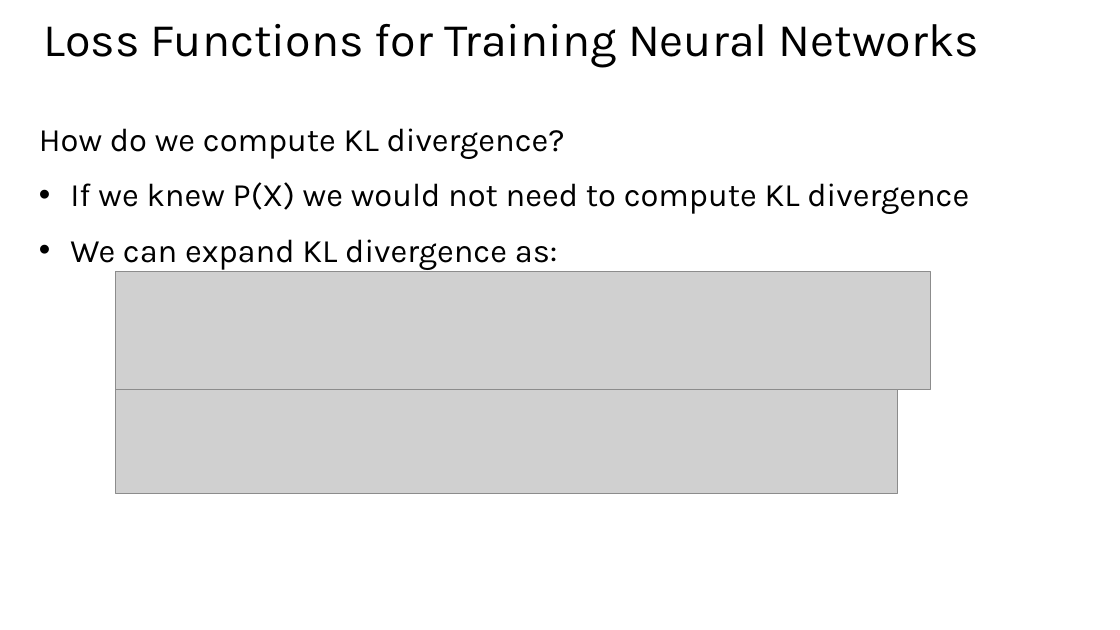
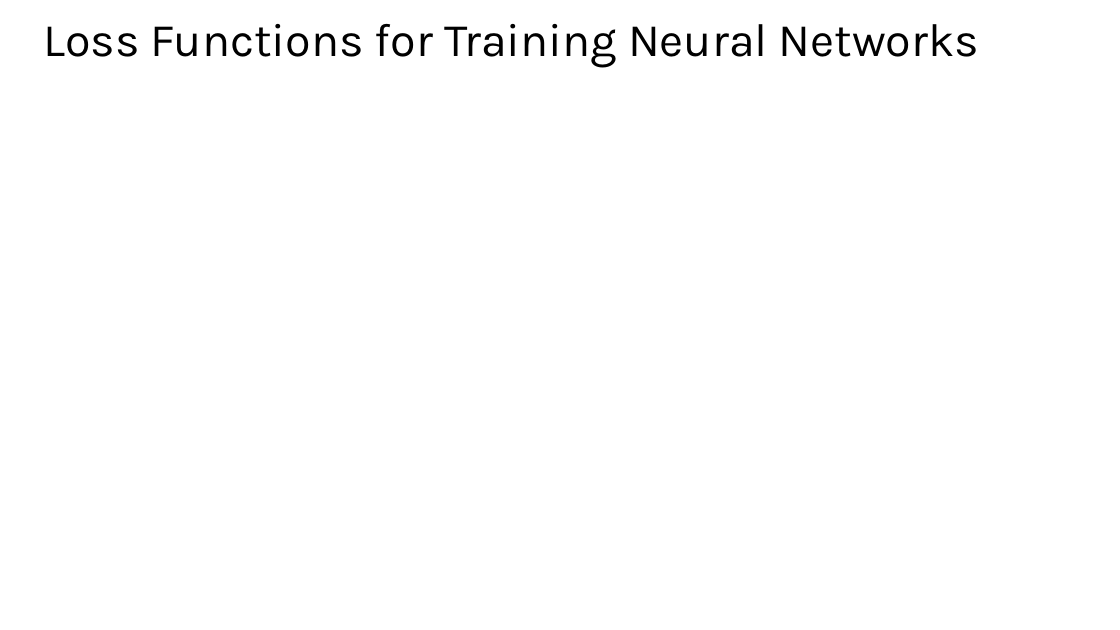
Before and after one commit to StephenElston/CSCI-E25, a slide deck: slide 33 of Slides/5_BuildingBlocksOfDeepLearning.pptx. Drawn at 1120x630 pixels with LibreOffice and Linux fonts; fonts in the diff are those of the drawing; grey boxes stand for pictures. Boxes give left, top, right and bottom in pixels: in the first picture for what was removed or moved away, otherwise in the second. Text is boxed around its words. In the diff, an @@ line names an element or a change of style, - is before the commit and + after.

```diff
--- a/Slides/5_BuildingBlocksOfDeepLearning.pptx
+++ b/Slides/5_BuildingBlocksOfDeepLearning.pptx
@@ text removed at (39,128,969,270) @@
-How do we compute KL divergence?
-• If we knew P(X) we would not need to compute KL divergence
-• We can expand KL divergence as:
@@ picture removed at (116,271,931,390) @@
@@ picture removed at (116,389,898,493) @@
```
Also in this commit, not shown: 22 other slides changed.
